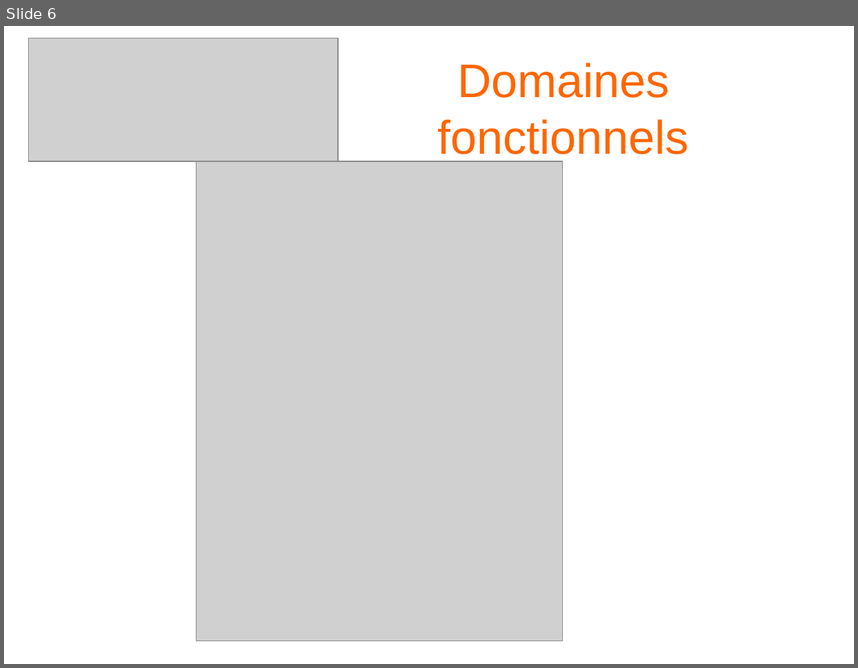
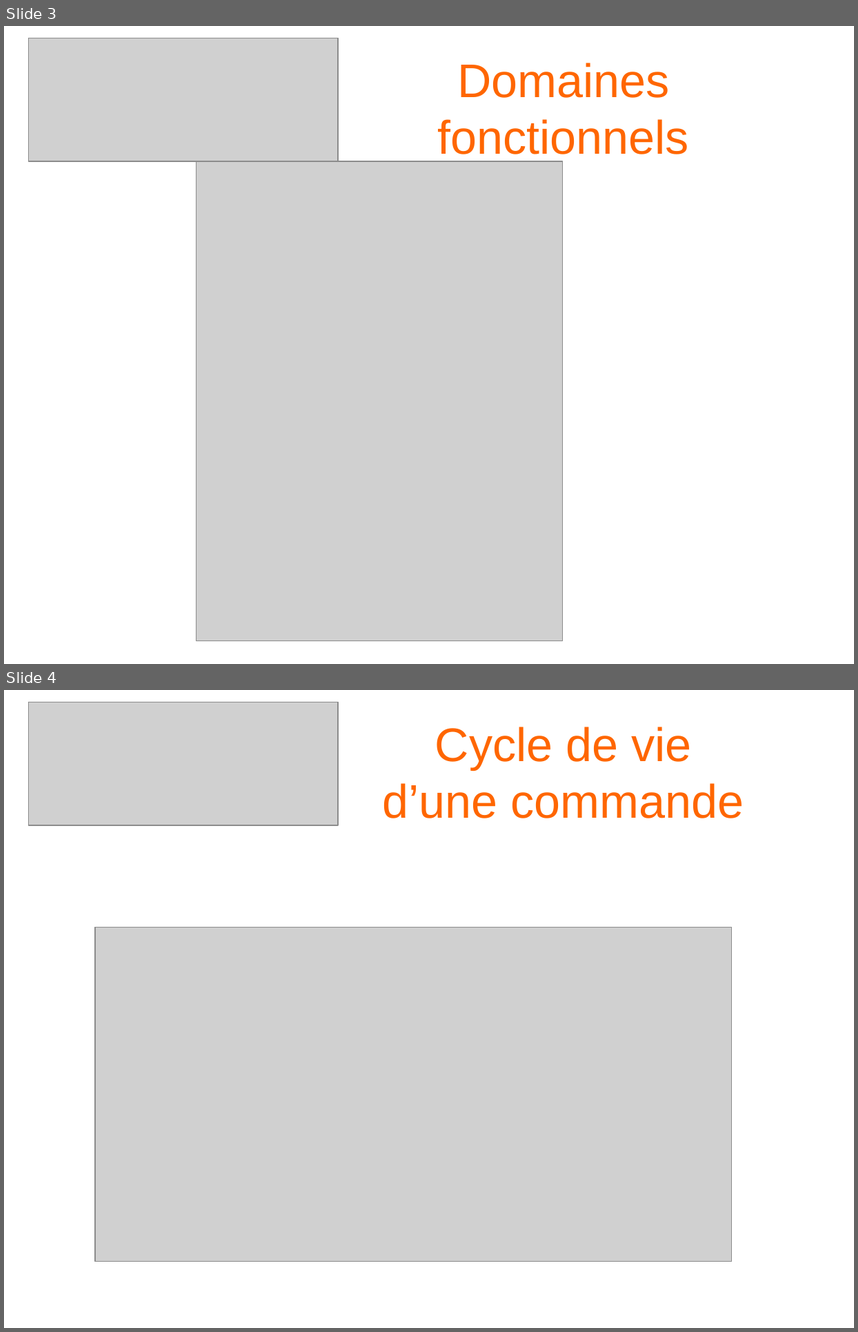
Before and after one commit to horlas/OC_Project4, a slide deck: presentationP4.odp. Shown one above the other, each under a label of ours: slide 6 before the commit, slides 3 and 4 after it. The pictures are 858x668 and 858x1332 pixels, drawn with LibreOffice and Linux fonts; fonts in the diff are those of the drawing; grey boxes stand for pictures; background and template pictures are left out. Boxes give left, top, right and bottom in pixels: in the first picture for what was removed or moved away, otherwise in the second. Text is boxed around its words. In the diff, an @@ line names an element or a change of style, - is before the commit and + after.

```diff
--- a/presentationP4.odp
+++ b/presentationP4.odp
@@ slide 4 added at [4, 690, 854, 1328], background picture (left out) @@
@@ picture added at [29, 702, 339, 825] @@
@@ text added at [383, 727, 744, 818], 44 pt, text #FF6600 @@
+Cycle de vie d’une commande
@@ picture added at [95, 927, 731, 1261] @@
@@ what was slide 6 is now slide 3 @@
```
Also in this commit, not shown: 4 slides changed, 2 other slides added, 2 slides removed.
